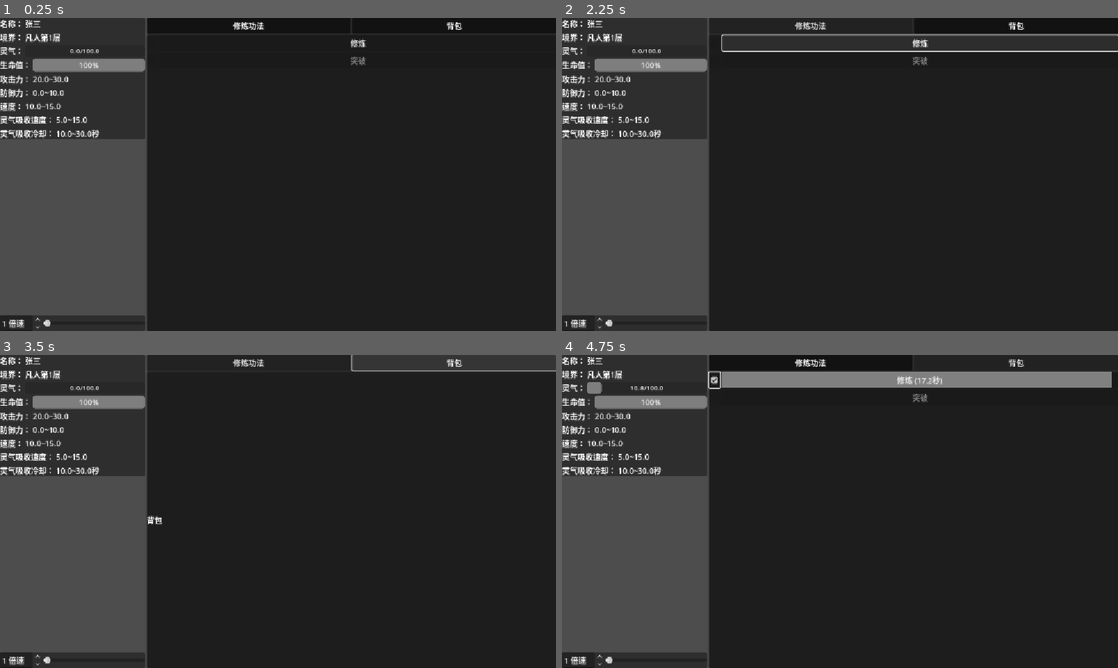
Above: before the commit, frames 1-4 (two rows, left to right).
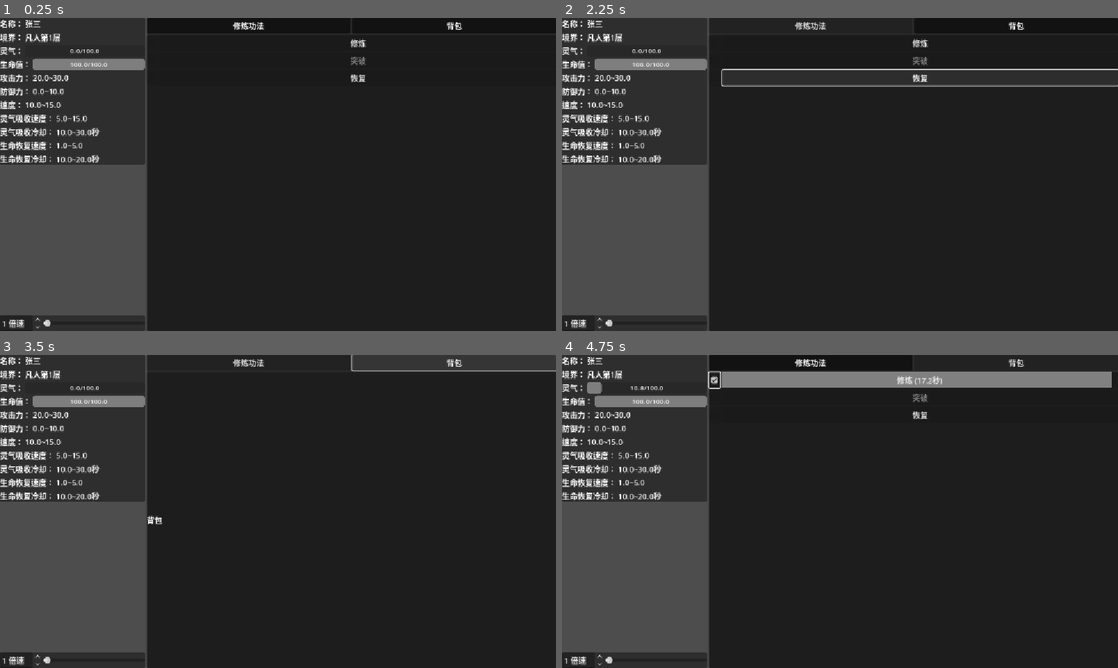
Above: after the commit, the same moments.

Repository: sevenyjl/Cultivation-Game
Game: Godot game, scene res://tscns/main.tscn
Same seed, same stepped clock (60 frames per second), same inputs: the game is played once before the commit and once after it.
Inputs (mouse positions are in pixels of both pictures, inside the frame that each line leads up to):
- Up to frame 1 (0.25 s): no input
- Up to frame 2 (2.25 s): click "修炼功法" at 0.5 s; click "修炼" at 1.25 s; click "修炼" (after the commit: "恢复") at 2 s
- Up to frame 3 (3.5 s): click "背包" at 2.75 s
- Up to frame 4 (4.75 s): click "修炼功法" at 3.5 s; click (712, 380) at 4.27 s

The runs differ from the first frame. In frame 1, 3.3% of the frame differs, in the area x 0-66%, y 13-47%; in frame 2, 4.9%, in the area x 0-100%, y 5-47%; in frame 3, 3.2%; in frame 4, 3.3%.

Commit message:
feat: 添加生命恢复系统及相关UI组件
- 在基础修仙者类中添加生命恢复速度和冷却时间属性
- 为修炼界面添加生命恢复按钮和显示组件
- 实现生命恢复功能及冷却机制
- 移除调试用的print语句

Diff:
--- a/cultivation-godot/entity/Base修仙者.gd
+++ b/cultivation-godot/entity/Base修仙者.gd
@@ -14,12 +14,11 @@
 # 灵气系统（使用范围值类管理）
 var spiritual_energy: RangedValue
 
-# 灵气吸收速度（使用随机值类管理，表示每次吸收的灵气范围）
+# 灵气吸收速度 （使用随机值类管理，表示每次吸收的灵气范围）
 var absorption_rate: RandomValue
 
-# 灵气吸收冷却时间（使用随机值类管理，表示吸收间隔的时间范围，单位：秒）
+# 灵气吸收冷却时间 （使用随机值类管理，表示吸收间隔的时间范围，单位：秒）
 var absorption_cooldown: RandomValue
-
 
 # 生命值系统（使用范围值类管理）
 var hp_stats: RangedValue
@@ -32,6 +31,12 @@
 
 # 防御力
 var defense_stats: RandomValue
+
+# 生命恢复速度 （使用随机值类管理，表示每次恢复的生命值范围）
+var health_regen_rate: RandomValue
+
+# 生命恢复冷却时间 （使用随机值类管理，表示恢复间隔的时间范围，单位：秒）
+var health_regen_cooldown: RandomValue
 
 # 修炼境界
 enum CultivationRealm {
@@ -60,6 +65,25 @@
 		hp_stats.min_growth = 20
 		hp_stats.max_growth = 50
 		hp_stats.growth_factor = 10
+
+	# 初始化生命恢复速度
+	if health_regen_rate == null:
+		health_regen_rate = RandomValue.new()
+		health_regen_rate.min_value = 1
+		health_regen_rate.max_value = 5
+		health_regen_rate.min_growth = 0.5
+		health_regen_rate.max_growth = 1.5
+		health_regen_rate.growth_factor = 1.5
+
+	# 初始化生命恢复冷却时间
+	if health_regen_cooldown == null:
+		health_regen_cooldown = RandomValue.new()
+		health_regen_cooldown.min_value = 10.0
+		health_regen_cooldown.max_value = 20.0
+		# 注意：冷却时间的成长应该是减少的，所以使用负数
+		health_regen_cooldown.min_growth = -0.1
+		health_regen_cooldown.max_growth = 0
+		health_regen_cooldown.growth_factor = 1
 
 	# 初始化灵气系统
 	if spiritual_energy == null:
@@ -112,7 +136,7 @@
 		defense_stats.growth_factor = 2
 
 func _获取成长属性列表() -> Array:
-	return [hp_stats, spiritual_energy, absorption_rate, absorption_cooldown, speed_stats, attack_stats, defense_stats]
+	return [hp_stats, spiritual_energy, absorption_rate, absorption_cooldown, speed_stats, attack_stats, defense_stats, health_regen_rate, health_regen_cooldown]
 
 # 根据等级获取当前境界
 func get_current_realm() -> CultivationRealm:
@@ -179,6 +203,15 @@
 		_:
 			return "未知境界"
 
+# 恢复生命值方法
+func 恢复生命(恢复量: float) -> void:
+	if hp_stats:
+		# 增加当前生命值，但不超过最大值
+		var new_health = hp_stats.current_value + 恢复量
+		hp_stats.current_value = min(new_health, hp_stats.max_value)
+		# 确保生命值不低于最小值（通常为0）
+		hp_stats.current_value = max(hp_stats.current_value, hp_stats.min_value)
+
 # 获取完整的境界显示名称（包含层数）
 func get_full_realm_name() -> String:
 	var current_realm = get_current_realm()
@@ -276,7 +309,6 @@
 
 # 吸收灵气（多余的灵气无法溢出）
 func 吸收灵气进入体内(num:float):
-	print("吸收灵气")
 	spiritual_energy.current_value += num
 	# 检查是否超过最大灵气
 	if spiritual_energy.current_value > spiritual_energy.max_value:
--- a/cultivation-godot/tscns/修炼UI.gd
+++ b/cultivation-godot/tscns/修炼UI.gd
@@ -19,6 +19,8 @@
 @onready var spiritual_energy_progress = $VBoxContainer/HBoxContainer/侧边栏/修仙者信息/VBoxContainer/灵气/value
 @onready var absorption_rate_value = $VBoxContainer/HBoxContainer/侧边栏/修仙者信息/VBoxContainer/灵气吸收速度/value
 @onready var absorption_cooldown_value = $VBoxContainer/HBoxContainer/侧边栏/修仙者信息/VBoxContainer/灵气吸收冷却/value
+@onready var health_regen_rate_value = $VBoxContainer/HBoxContainer/侧边栏/修仙者信息/VBoxContainer/生命恢复速度/value
+@onready var health_regen_cooldown_value = $VBoxContainer/HBoxContainer/侧边栏/修仙者信息/VBoxContainer/生命恢复冷却/value
 
 # 当前选中的Tab
 var current_tab: int = 0
@@ -89,3 +91,9 @@
 
 	# 更新灵气吸收冷却时间
 	absorption_cooldown_value.text = str(cultivator.absorption_cooldown.min_value) + "~" + str(cultivator.absorption_cooldown.max_value) + "秒"
+
+	# 更新生命恢复速度
+	health_regen_rate_value.text = str(cultivator.health_regen_rate.min_value) + "~" + str(cultivator.health_regen_rate.max_value)
+
+	# 更新生命恢复冷却时间
+	health_regen_cooldown_value.text = str(cultivator.health_regen_cooldown.min_value) + "~" + str(cultivator.health_regen_cooldown.max_value) + "秒"
--- a/cultivation-godot/tscns/修炼UI.tscn
+++ b/cultivation-godot/tscns/修炼UI.tscn
@@ -81,9 +81,12 @@
 layout_mode = 2
 text = "生命值："
 
-[node name="value" type="ProgressBar" parent="VBoxContainer/HBoxContainer/侧边栏/修仙者信息/VBoxContainer/生命值"]
-layout_mode = 2
-size_flags_horizontal = 3
+[node name="value" parent="VBoxContainer/HBoxContainer/侧边栏/修仙者信息/VBoxContainer/生命值" instance=ExtResource("2_xluu2")]
+layout_mode = 2
+size_flags_horizontal = 3
+size_flags_vertical = 1
+theme_override_font_sizes/font_size = 14
+show_percentage = false
 
 [node name="攻击力" type="HBoxContainer" parent="VBoxContainer/HBoxContainer/侧边栏/修仙者信息/VBoxContainer"]
 layout_mode = 2
@@ -139,6 +142,28 @@
 [node name="value" type="Label" parent="VBoxContainer/HBoxContainer/侧边栏/修仙者信息/VBoxContainer/灵气吸收冷却"]
 layout_mode = 2
 text = "10.0-30.0秒"
+
+[node name="生命恢复速度" type="HBoxContainer" parent="VBoxContainer/HBoxContainer/侧边栏/修仙者信息/VBoxContainer"]
+layout_mode = 2
+
+[node name="Label" type="Label" parent="VBoxContainer/HBoxContainer/侧边栏/修仙者信息/VBoxContainer/生命恢复速度"]
+layout_mode = 2
+text = "生命恢复速度："
+
+[node name="value" type="Label" parent="VBoxContainer/HBoxContainer/侧边栏/修仙者信息/VBoxContainer/生命恢复速度"]
+layout_mode = 2
+text = "1-5"
+
+[node name="生命恢复冷却" type="HBoxContainer" parent="VBoxContainer/HBoxContainer/侧边栏/修仙者信息/VBoxContainer"]
+layout_mode = 2
+
+[node name="Label" type="Label" parent="VBoxContainer/HBoxContainer/侧边栏/修仙者信息/VBoxContainer/生命恢复冷却"]
+layout_mode = 2
+text = "生命恢复冷却："
+
+[node name="value" type="Label" parent="VBoxContainer/HBoxContainer/侧边栏/修仙者信息/VBoxContainer/生命恢复冷却"]
+layout_mode = 2
+text = "5.0-15.0秒"
 
 [node name="空" type="PanelContainer" parent="VBoxContainer/HBoxContainer/侧边栏"]
 layout_mode = 2
--- a/cultivation-godot/tscns/修炼面板.gd
+++ b/cultivation-godot/tscns/修炼面板.gd
@@ -14,8 +14,12 @@
 	%"突破".点击按钮.connect(func():
 		GameData.player.level_up()
 	)
+	%"恢复".点击按钮.connect(func():
+		_冷却完成(%"恢复",GameData.player.health_regen_cooldown)
+		var 生命恢复量=GameData.player.health_regen_rate.get_current_value()
+		GameData.player.恢复生命(生命恢复量)
+	)
 
 func _冷却完成(comp:AutoClickButton,属性:GrowthBase):
 	var 冷却时间 = 属性.get_current_value()
-	print("冷却时间:",冷却时间)
 	comp.冷却时间=冷却时间
--- a/cultivation-godot/tscns/修炼面板.tscn
+++ b/cultivation-godot/tscns/修炼面板.tscn
@@ -24,3 +24,9 @@
 button_text = "突破"
 "冷却时间" = 100.0
 disable = false
+
+[node name="恢复" parent="VBoxContainer" instance=ExtResource("1_85qb5")]
+unique_name_in_owner = true
+layout_mode = 2
+button_text = "恢复"
+disable = false
